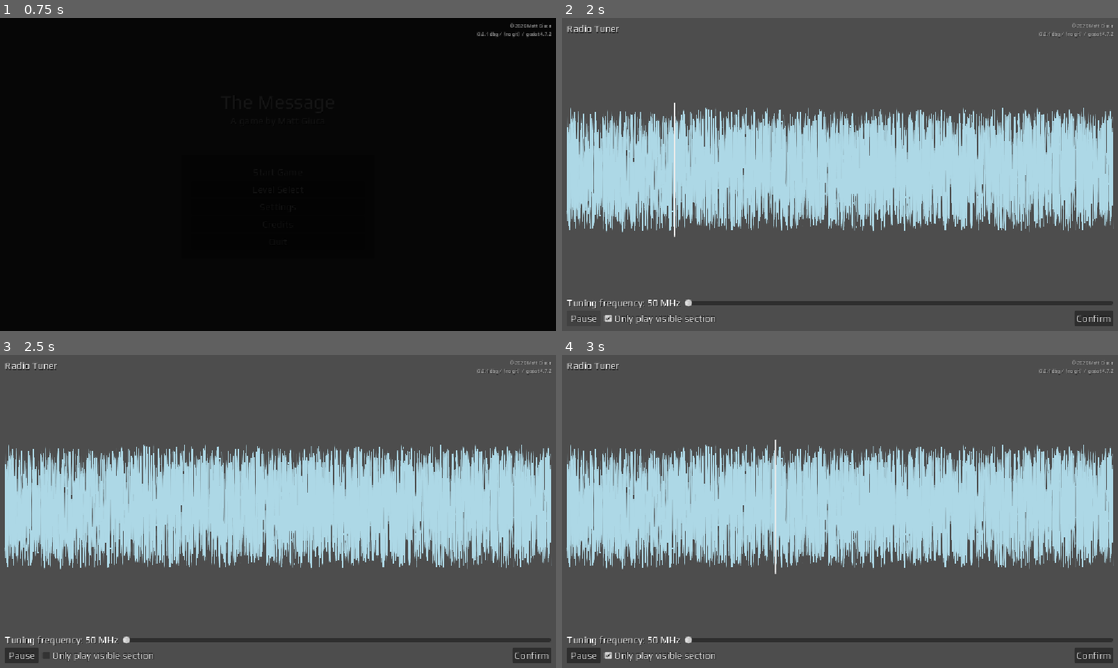
Above: before the commit, frames 1-4 (two rows, left to right).
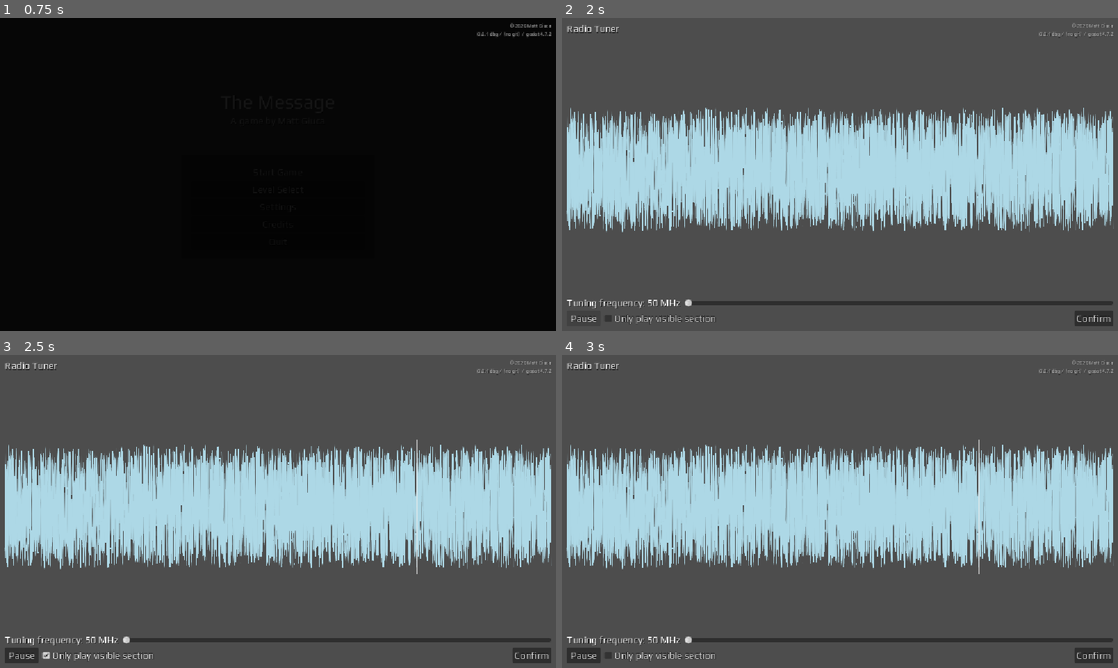
Above: after the commit, the same moments.

Repository: mgiuca/message-game
Game: Godot game, scene res://scenes/main.tscn
Two runs of this game, one before a commit and one after it. Both use one fixed random seed, a clock stepped at 60 frames per second and the inputs below.
Inputs:
- Up to frame 1 (0.75 s): click "Start Game" at 0.5 s
- Up to frame 2 (2 s): click "Play" at 1.25 s
- Up to frame 3 (2.5 s): click "Only play visible section" at 2 s
- Up to frame 4 (3 s): click "Only play visible section" at 2.75 s

Frame 1 is identical in both runs. In frame 2, 0.2% of the frame differs, in the area x 7-27%, y 27-98%; in frame 3, 0.1%; in frame 4, 0.3%, in the area x 7-76%, y 27-98%.

Commit message:
Turn off chk only visible by default.

Diff:
--- a/scenes/levels/pulse_detector.tscn
+++ b/scenes/levels/pulse_detector.tscn
@@ -149,7 +149,6 @@
 unique_name_in_owner = true
 layout_mode = 2
 tooltip_text = "Loops over just the visible part of the waveform, rather than playing the whole thing."
-button_pressed = true
 text = "Only play visible section"
 
 [node name="BtnConfirm" type="Button" parent="MarginContainer/VBoxContainer/HBoxContainer" index="2" unique_id=71189766]
--- a/scenes/levels/radio_tuner.tscn
+++ b/scenes/levels/radio_tuner.tscn
@@ -83,7 +83,6 @@
 unique_name_in_owner = true
 layout_mode = 2
 tooltip_text = "Loops over just the visible part of the waveform, rather than playing the whole thing."
-button_pressed = true
 text = "Only play visible section"
 
 [node name="BtnConfirm" type="Button" parent="MarginContainer/VBoxContainer/HBoxContainer" index="2" unique_id=71189766]
